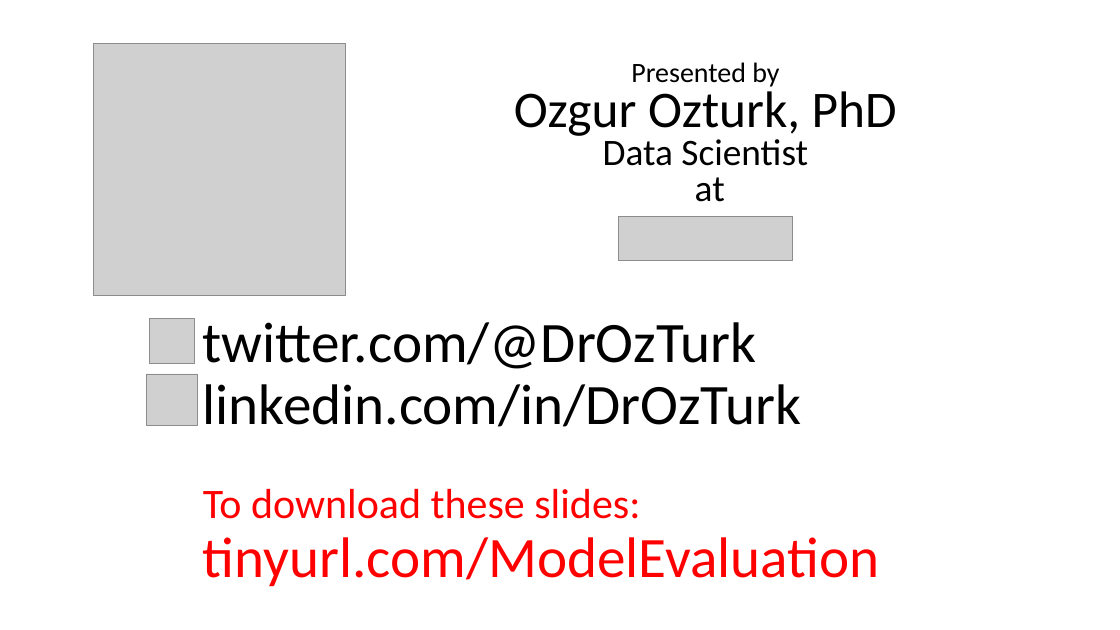
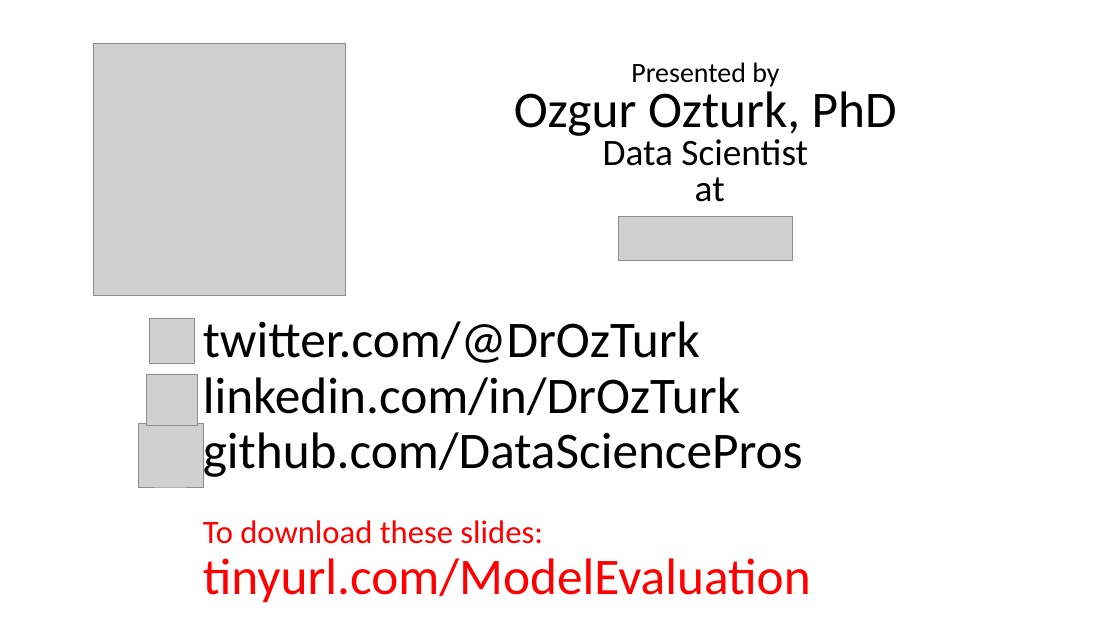
Before and after one commit to DataSciencePros/datascicon.tech, a slide deck: slide 2 of app/ModelEvaluation.pptx. Drawn at 1120x630 pixels with LibreOffice and Linux fonts; fonts in the diff are those of the drawing; grey boxes stand for pictures. Boxes give left, top, right and bottom in pixels: in the first picture for what was removed or moved away, otherwise in the second. Text is boxed around its words. In the diff, an @@ line names an element or a change of style, - is before the commit and + after.

```diff
--- a/app/ModelEvaluation.pptx
+++ b/app/ModelEvaluation.pptx
@@ text at bbox=[203, 321, 811, 603]: size 49 to 44 pt in "twitter.com/@DrOzTurk", "linkedin.com/in/DrOzTurk", "tinyurl.com/ModelEvaluation"; size 36 to 28 pt in "To download these slides:" @@
@@ picture added at bbox=[139, 423, 203, 487] @@
@@ text at bbox=[203, 426, 803, 481]: paragraph added @@
+github.com/DataSciencePros
```
Also in this commit, not shown: 2 slides added, 1 other file.
